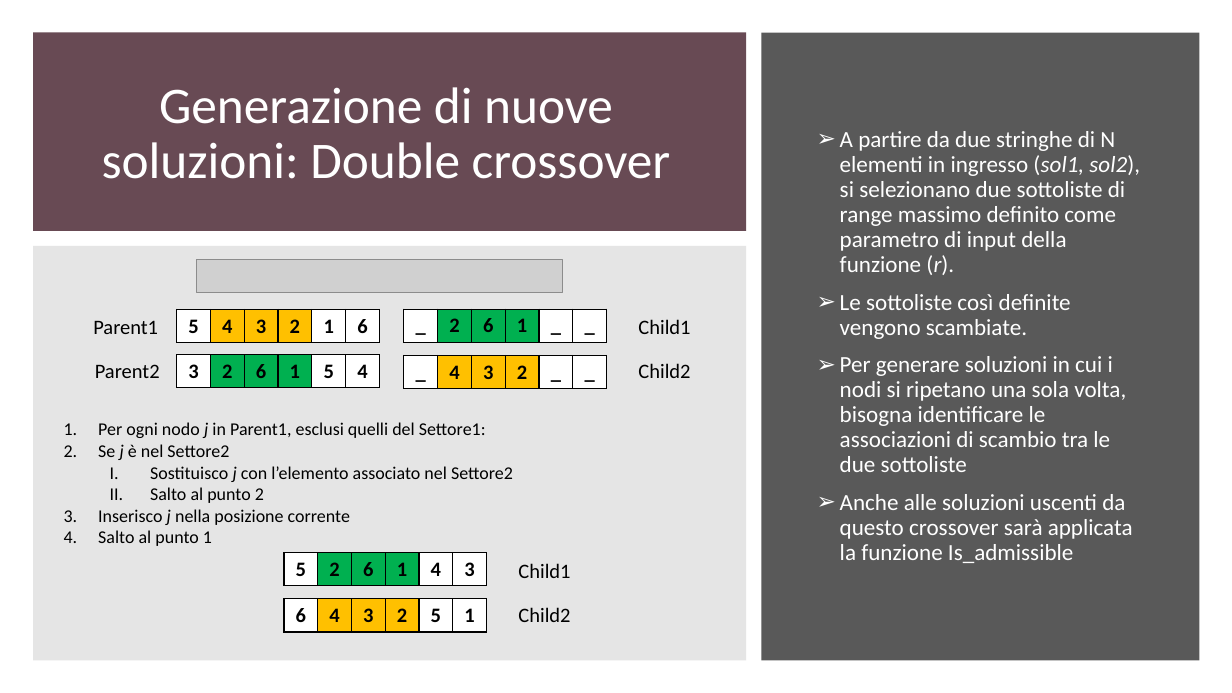
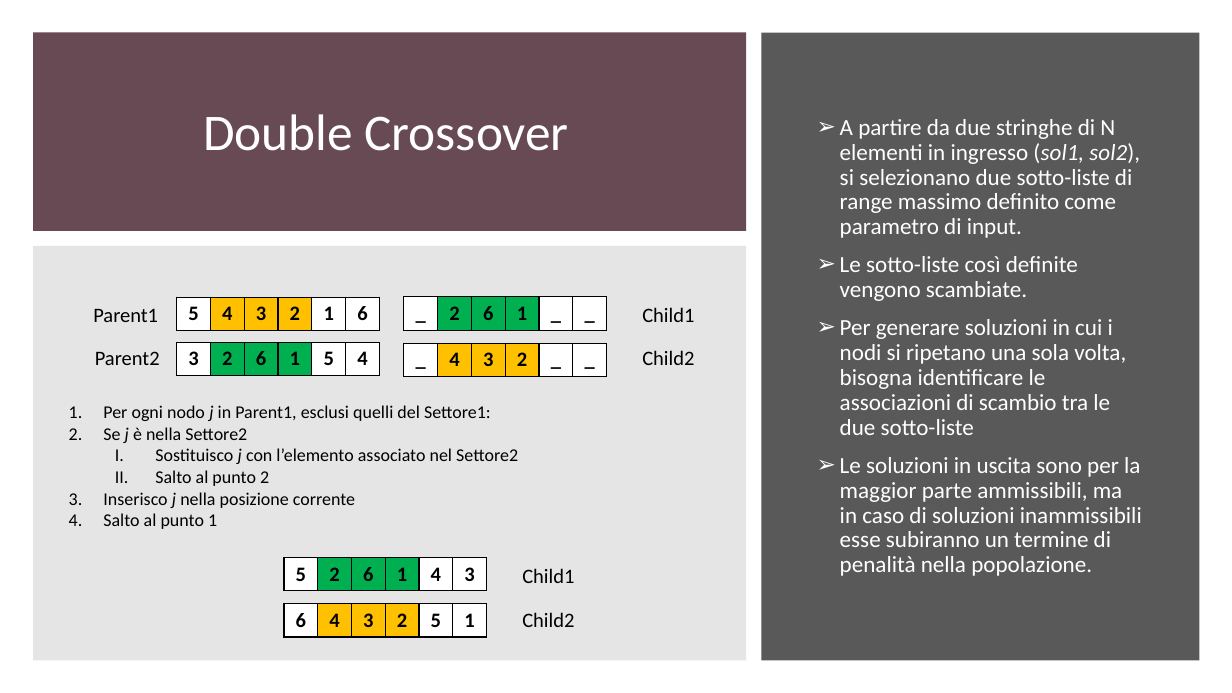
Before and after one commit to gdr-98/Greedy-heuristics-and-genetic-algorithm-for-a-CVRPTW-problem-resolution-, a slide deck: slide 14 of Power_point_nik.pptx (slide 18 before the commit). Drawn at 1232x693 pixels with LibreOffice and Linux fonts; fonts in the diff are those of the drawing; grey boxes stand for pictures. Boxes give left, top, right and bottom in pixels: in the first picture for what was removed or moved away, otherwise in the second. Text is boxed around its words. In the diff, an @@ line names an element or a change of style, - is before the commit and + after.

```diff
--- a/Power_point_nik.pptx
+++ b/Power_point_nik.pptx
@@ title at box(203, 114, 569, 151): text changed @@
-Generazione di nuove soluzioni: Double crossover
+Double Crossover
@@ text at box(840, 119, 1142, 576): text changed @@
-➢ A partire da due stringhe di N elementi in ingresso (sol1, sol2), si selezionano due sottoliste di range massimo definito come parametro di input della funzione (r).
-➢ Le sottoliste così definite vengono scambiate.
-➢ Per generare soluzioni in cui i nodi si ripetano una sola volta, bisogna identificare le associazioni di scambio tra le due sottoliste
-➢ Anche alle soluzioni uscenti da questo crossover sarà applicata la funzione Is_admissible
+➢ A partire da due stringhe di N elementi in ingresso (sol1, sol2), si selezionano due sotto-liste di range massimo definito come parametro di input.
+➢ Le sotto-liste così definite vengono scambiate.
+➢ Per generare soluzioni in cui i nodi si ripetano una sola volta, bisogna identificare le associazioni di scambio tra le due sotto-liste
+➢ Le soluzioni in uscita sono per la maggior parte ammissibili, ma in caso di soluzioni inammissibili esse subiranno un termine di penalità nella popolazione.
@@ picture removed at box(197, 260, 563, 293) @@
@@ 3 tables: place and size @@
-3 tables at box(177, 310, 609, 389)
+3 tables at box(177, 297, 609, 376)
@@ text "Child1": place and size @@
-text "Child1" at box(638, 319, 690, 334)
+text "Child1" at box(642, 307, 694, 322)
@@ 2 texts, 1 table: place and size @@
-2 texts, 1 table at box(93, 310, 382, 378)
+2 texts, 1 table at box(93, 298, 382, 365)
@@ text "Child2": place and size @@
-text "Child2" at box(638, 363, 690, 378)
+text "Child2" at box(642, 350, 694, 365)
@@ text "Per ogni nodo j in ...": place and size @@
-text "Per ogni nodo j in ..." at box(98, 422, 513, 546)
+text "Per ogni nodo j in ..." at box(103, 405, 518, 529)
@@ text at box(103, 427, 247, 443): text changed @@
-2. Se j è nel Settore2
+2. Se j è nella Settore2
@@ table: place and size @@
-table at box(284, 553, 488, 586)
+table at box(284, 557, 488, 591)
@@ text "Child1": place and size @@
-text "Child1" at box(518, 563, 570, 578)
+text "Child1" at box(522, 568, 574, 583)
@@ table: place and size @@
-table at box(284, 599, 489, 632)
+table at box(284, 604, 489, 638)
@@ text "Child2": place and size @@
-text "Child2" at box(518, 607, 570, 622)
+text "Child2" at box(522, 612, 574, 627)
```
Also in this commit, not shown: 14 other slides changed, 4 slides added, 9 slides removed.
